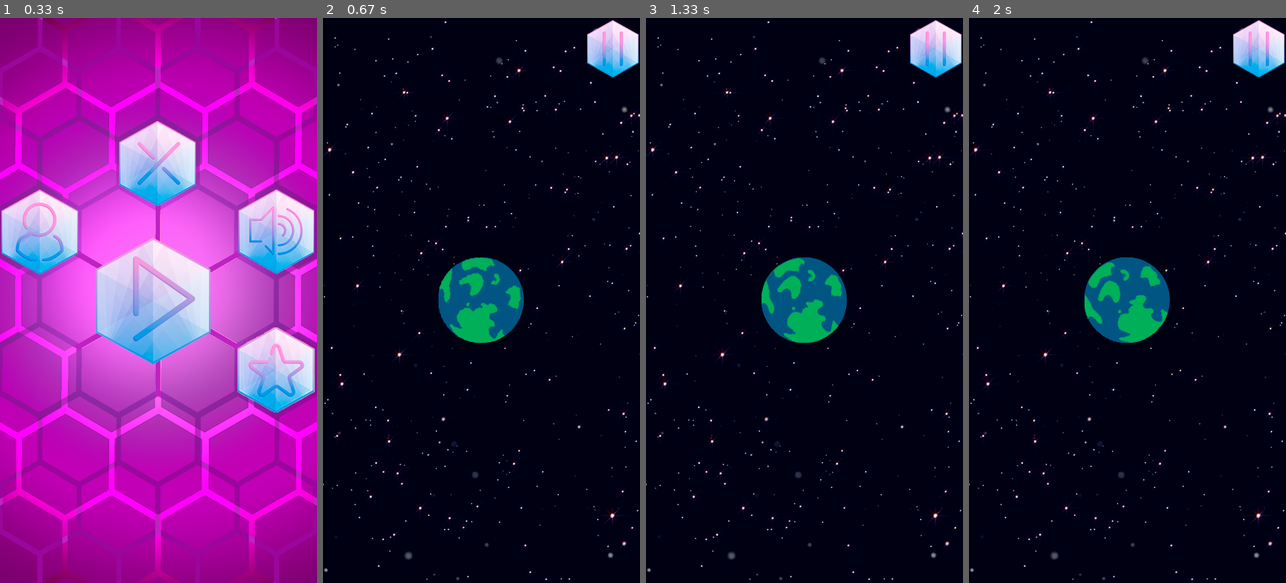
Above: before the commit, frames 1-4 (left to right).
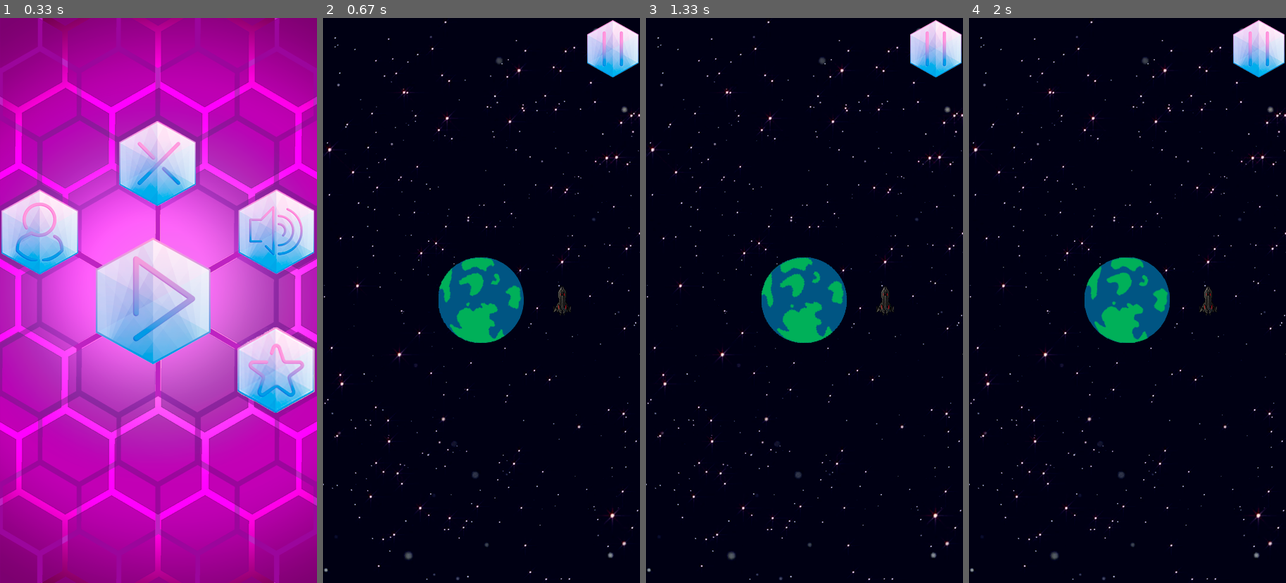
Above: after the commit, the same moments.

Repository: DualStream799/Hexon
Game: pygame game, started from Hexon_MainFile.py
Same seed, same stepped clock (60 frames per second), same inputs: the game is played once before the commit and once after it.
Inputs (mouse positions are in pixels of both pictures, inside the frame that each line leads up to):
- Up to frame 1 (0.33 s): no input
- Up to frame 2 (0.67 s): click (478, 300) at 0.38 s
- Up to frame 3 (1.33 s): tap Space at 0.67 s; click (905, 283) at 1.05 s
- Up to frame 4 (2 s): hold Esc 1.33-1.8 s; hold D 1.33-1.8 s; click (1124, 300) at 1.88 s

Frame 1 is identical in both runs. In frame 2, less than 0.1% of the frame differs, in the area x 72-79%, y 47-53%; in frame 3, 0.9%; in frame 4, 2.0%, in the area x 36-79%, y 42-58%.

Commit message:
Cursor movimentation working, need to insert continuous movimentation

Diff:
--- a/Hexon_MainFile.py
+++ b/Hexon_MainFile.py
@@ -10,6 +10,7 @@
 # ------------------------------------ LIBRARIES ------------------------------------------------ #
 
 # Used:
+import numpy as np
 import pygame
 import time
 # Unused:
@@ -114,6 +115,9 @@
 # Planets:
 planet_original = pygame.image.load(r'.\Images\Objects\Planets\planet_original.png')
 
+# Spacecrafts:
+ship_F5S4 = pygame.image.load(r'.\Images\Objects\Spacecraft_F5S4.png')
+
 # ----------------------------------- POSITIONS ------------------------------------------------ #
 
 # Buttons:
@@ -135,19 +139,19 @@
 planet_pos = [[int((display_height - 121)/2), int((display_width - 121)/2)], [int((display_height + 121)/2), int((display_width + 121)/2)]]
 
 
-cursor_x_pos = [115, 109, 93, 67, 34, -2, -38, -70, -94, -108, -110, -100, -79, -49, -15, 21, 56, 85, 105, 114,
+cursor_x_pos = np.array([115, 109, 93, 67, 34, -2, -38, -70, -94, -108, -110, -100, -79, -49, -15, 21, 56, 85, 105, 114,
 				112, 99, 76, 45, 10, -26, -60, -87, -105, -111, -105, -87, -60, -26, 10, 45, 76, 99, 112, 114, 105,
-				85, 56, 22, -14, -49, -79, -100, -110, -108, -94, -70, -39, -3, 34, 66, 92, 109]
-
-cursor_y_pos = [0, 35, 67, 92, 108, 113, 105, 87, 59, 25, -12, -48, -79, -101, -112, -111, -99, -77, -46, -12,
+				85, 56, 22, -14, -49, -79, -100, -110, -108, -94, -70, -39, -3, 34, 66, 92, 109]) + int(display_height - 25)/2
+
+cursor_y_pos = np.array([0, 35, 67, 92, 108, 113, 105, 87, 59, 25, -12, -48, -79, -101, -112, -111, -99, -77, -46, -12,
 				24, 57, 85, 104, 113, 109, 95, 69, 37, 0, -36, -69, -94, -109, -113, -104, -85, -57, -24, 12, 46,
-				76, 99, 111, 112, 101, 79, 48, 13, -24, -59, -87, -105, -113, -108, -93, -68, -36]
-
-# -------------------------------- ROTATION SPEED ------------------------------------------------ #
+				76, 99, 111, 112, 101, 79, 48, 13, -24, -59, -87, -105, -113, -108, -93, -68, -36]) + int(display_width - 42)/2
+
+# --------------------------------- ROTATION SPEED --------------------------------------------- #
 
 planet_speed = 1
 
-# ------------------------------- OBJECTS CLASSES --------------------------------------------- #
+# -------------------------------- OBJECTS CLASSES --------------------------------------------- #
 
 # Main element on game (User controled):
 def HexCursor():
@@ -244,7 +248,6 @@
 		screen.blit(but_profile, (but_profile_pos[0][0], but_profile_pos[0][1]))
 		screen.blit(but_star, (but_star_pos[0][0], but_star_pos[0][1]))
 		screen.blit(but_play, (but_play_pos[0][0], but_play_pos[0][1]))
-
 		# screen.blit(but_config, (but_config_pos[0][0], but_config_pos[0][1]))
 		# screen.blit(but_contact, (but_contact_pos[0][0], but_contact_pos[0][1]))
 		# Screen Commands:
@@ -346,6 +349,9 @@
 	# Loop Controler:
 	game_runner = True
 	planet_angle = 0
+	index_barrier_pos = 0
+	# ticker is used to delay our animation
+	ticker = 0
 	# Game Loop
 	while game_runner:
 		# Loading Home Page (showing all the elements which compose the menu):
@@ -354,30 +360,45 @@
 		screen.blit(but_pause, (but_pause_pos[0][0], but_pause_pos[0][1]))
 		screen.blit(planet_original, (planet_pos[0][0], planet_pos[0][1]))
 		screen.blit(rotating_planet, (planet_pos[0][0], planet_pos[0][1]))
+		screen.blit(ship_F5S4, (cursor_x_pos[index_barrier_pos], cursor_y_pos[index_barrier_pos]))
+		#aindex_barrier_pos += 0.1
 		# screen.blit(loading_page, (0, 0))
 		# time.sleep(10)
 		# Screen Commands:
 		for event in pygame.event.get():
 			# Quit Command (Calls 'GameEnd' function):
-			if event.type == pygame.QUIT or event.type == pygame.K_ESCAPE:
-				game_runner = False
-			# Pause Command (Calls 'PauseMode' function):
-			if event.type == pygame.K_SPACE:
-				PausePage()
-
-			# CLOCKWISE BARRIER Command (Make Barrier rotate to the right):
-			if event.type == pygame.K_a:
-				pass
-			# Clockwise Barrier Command (Make Barrier rotate to the left):
-			if event.type == pygame.K_d:
-				pass
+			if event.type == pygame.QUIT:
+				GameEnd()
+#			keys = pygame.key.get_pressed()
+#			if ticker >= 3:
+#				if keys[pygame.K_d]:
+#					index_barrier_pos -= 1
+#					print(index_barrier_pos)
+#				if keys[pygame.K_a]:
+#					index_barrier_pos += 1
+#					print(index_barrier_pos)
+			# Keyboard Click Detection (and cosequential actions, depending where/what is clicked):
+			if event.type == pygame.KEYDOWN:
+				# Exit Command (Ends 'GamePage' function and return to 'MenuPage'):
+				if event.key == pygame.K_ESCAPE:
+					game_runner = False
+				# Pause Command (Calls 'PauseMode' function):
+				if event.key == pygame.K_SPACE:
+					PausePage()
+				# CLOCKWISE Barrier Command (Make Barrier rotate to the right):
+				if event.key == pygame.K_a:
+					index_barrier_pos -= 1
+					print(index_barrier_pos)
+				# ANTICLOCKWISE Barrier Command (Make Barrier rotate to the left):
+				if event.key == pygame.K_d:
+					index_barrier_pos += 1
+					print(index_barrier_pos)
 			# Mouse Click Detection (and cosequential actions, depending where/what is clicked):
 			if event.type == pygame.MOUSEBUTTONDOWN:
 				# Mouse Position(axis x and -y coordinates):
 				mouse_pos_x, mouse_pos_y = event.pos
 				# Mouse Tracking:
 				print(mouse_pos_x, mouse_pos_y)
-
 				# PAUSE BUTTON Clicked:
 				if (mouse_pos_x in range(but_pause_pos[0][0], but_pause_pos[1][0])) and (mouse_pos_y in range(but_pause_pos[0][1], but_pause_pos[1][1])):
 					screen.blit(but_pressed, (but_pause_pos[0][0], but_pause_pos[0][1]))
@@ -387,11 +408,16 @@
 		pygame.display.update()
 		# Frame Rate Update (current rate: 60fps):
 		clock.tick(60)
+		# Planet Continuous Rotation (reset angle counter):
 		if planet_angle >= 360:
 			planet_angle = 0
 		else:
 			planet_angle += 0.5
-
+		# Barrier Continuous Rotation (reset index position counter):
+		if index_barrier_pos < 0:
+			index_barrier_pos = len(cursor_x_pos) - 1
+		if index_barrier_pos > len(cursor_x_pos) - 1:
+			index_barrier_pos = 0
 
 def GameEnd():
 	# Ends PyGame
@@ -399,26 +425,15 @@
 	# Ends Console
 	quit()
 
-# -------------------------------- GENERATION ------------------------------------------------ #
-
-
 # --------------------------------- EXECUTION ------------------------------------------------ #
 
 HomePage()
-
-# -------------------------------- FINALIZATION ---------------------------------------------- #
-
-# Ends PyGame
-pygame.quit()
-# Ends Console
-quit()
 
 # ----------------------------------- IDEAS ------------------------------------------------- #
 
 """
 X Home Page
 ----Navbar
-
 ----Contact Button
 --------
 --------
Renamed: Images/Objects/Spacecraft F5S4.png -> Images/Objects/Spacecraft_F5S4.png
